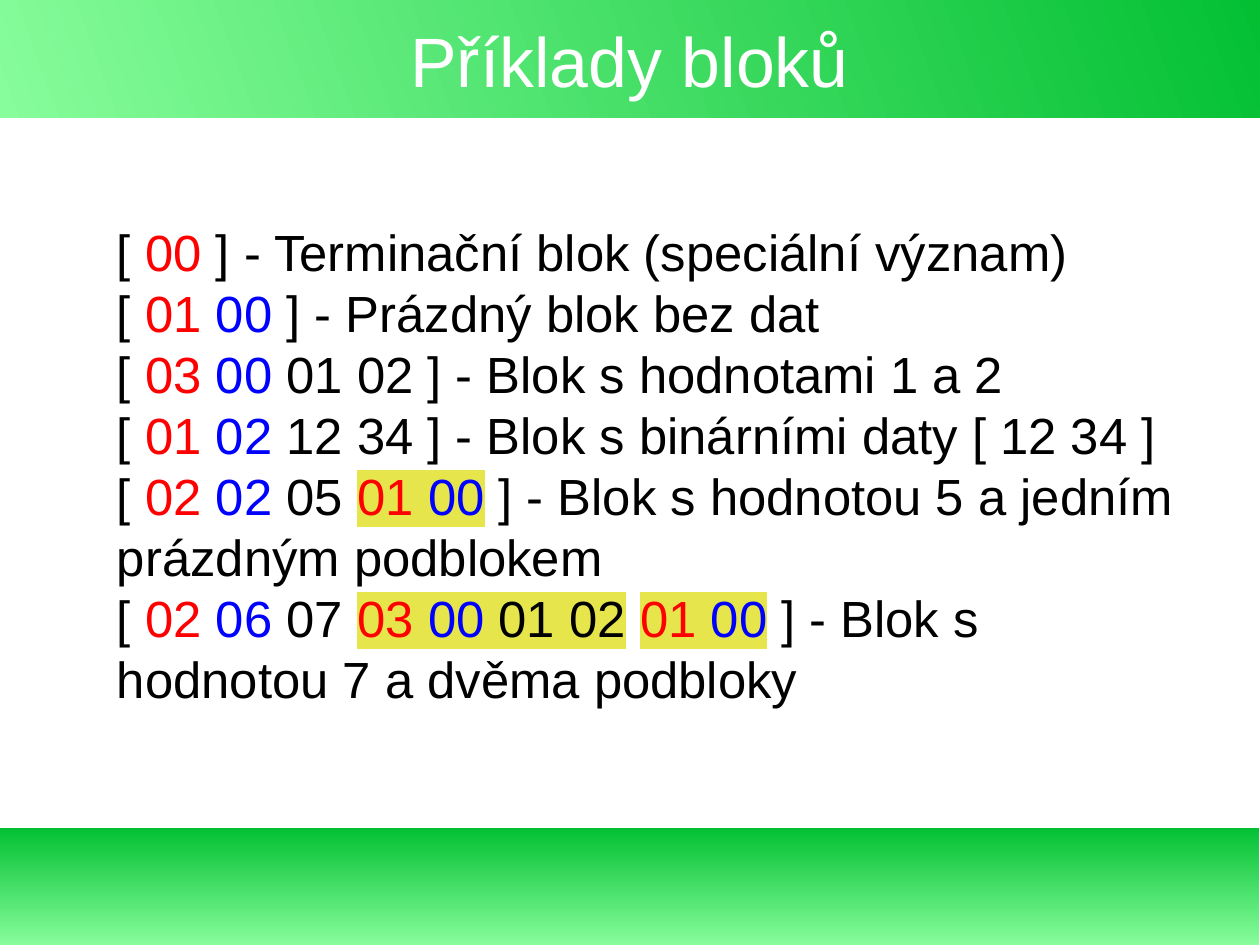
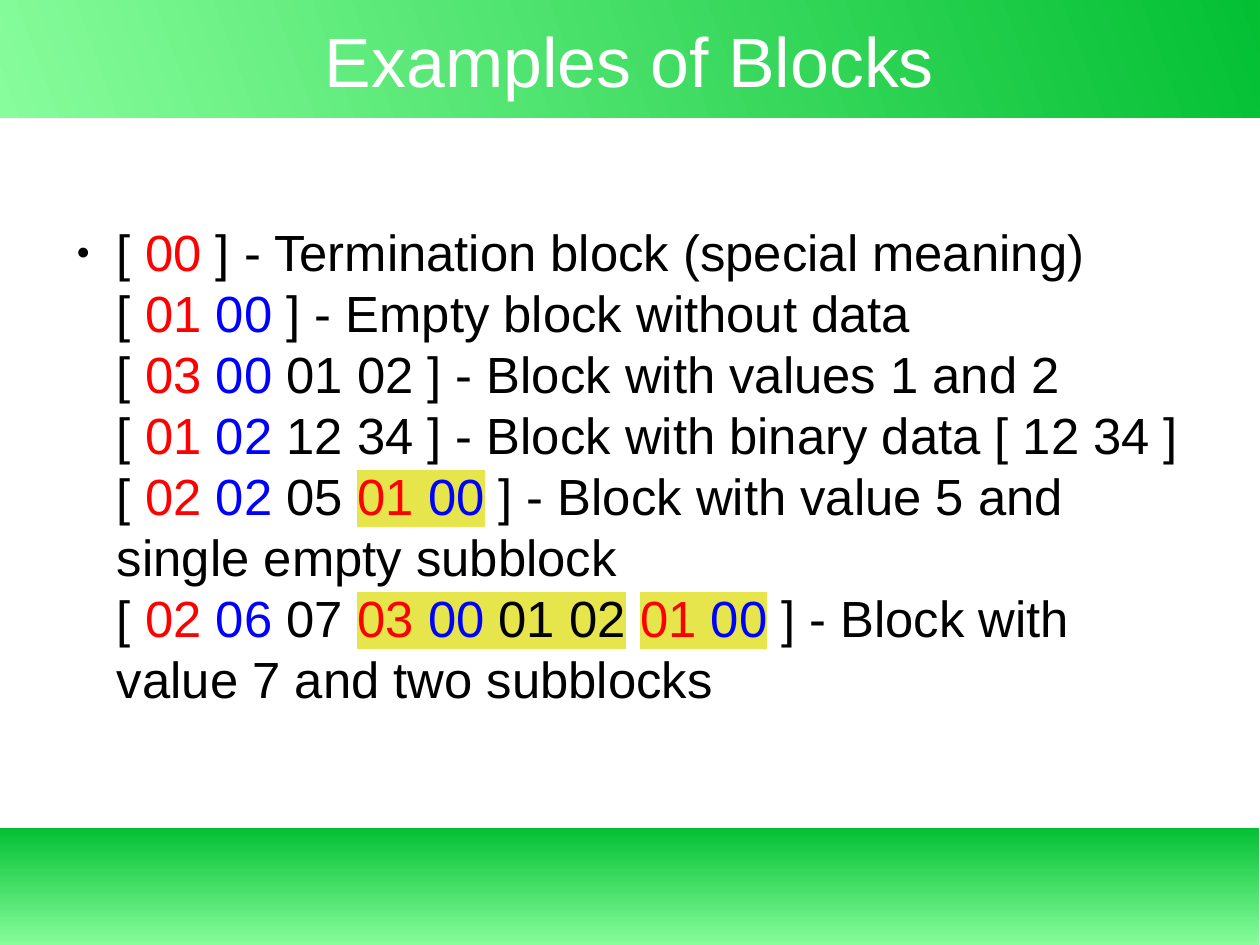
Before and after one commit to exbin/xbup-doc, a slide deck: slide 12 of presentation/binary_concept.odp (slide 11 before the commit). Drawn at 1260x945 pixels with LibreOffice and Linux fonts; fonts in the diff are those of the drawing. Boxes give left, top, right and bottom in pixels: in the first picture for what was removed or moved away, otherwise in the second. Text is boxed around its words. In the diff, an @@ line names an element or a change of style, - is before the commit and + after.

Commit message:
Binary Concept presentation - 8

```diff
--- a/presentation/binary_concept.odp
+++ b/presentation/binary_concept.odp
@@ title at [325, 36, 934, 100]: text changed @@
-Příklady bloků
+Examples of Blocks
@@ text at [117, 234, 1149, 699]: text changed @@
-[ 00 ] - Terminační blok (speciální význam)
-[ 01 00 ] - Prázdný blok bez dat
-[ 03 00 01 02 ] - Blok s hodnotami 1 a 2
-[ 01 02 12 34 ] - Blok s binárními daty [ 12 34 ]
-[ 02 02 05 01 00 ] - Blok s hodnotou 5 a jedním prázdným podblokem
-[ 02 06 07 03 00 01 02 01 00 ] - Blok s hodnotou 7 a dvěma podbloky
+● [ 00 ] - Termination block (special meaning)
+  [ 01 00 ] - Empty block without data
+  [ 03 00 01 02 ] - Block with values 1 and 2
+  [ 01 02 12 34 ] - Block with binary data [ 12 34 ]
+  [ 02 02 05 01 00 ] - Block with value 5 and single empty subblock
+  [ 02 06 07 03 00 01 02 01 00 ] - Block with value 7 and two subblocks
```
Also in this commit, not shown: 6 other slides changed, 7 slides added, 4 slides removed, 1 other file.
